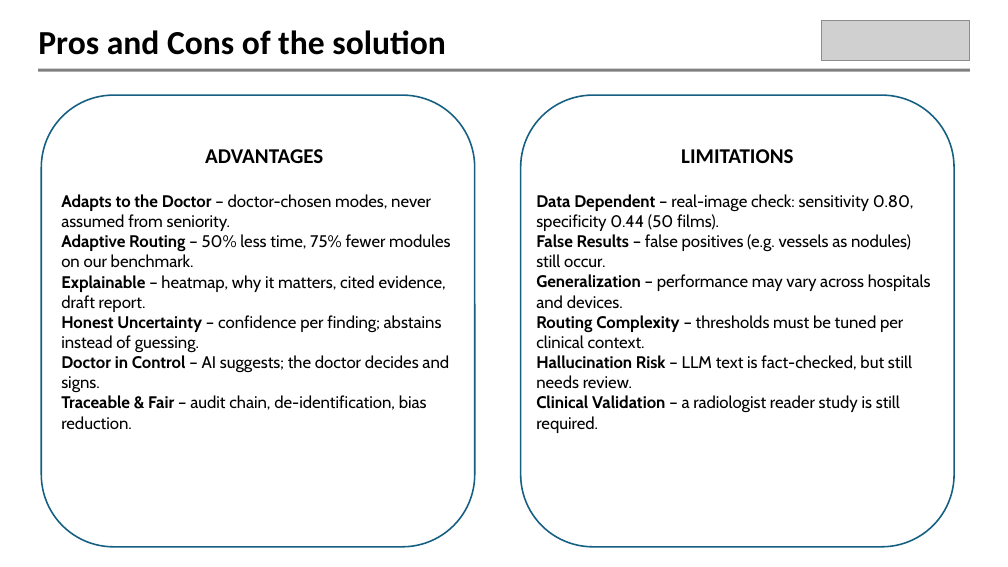
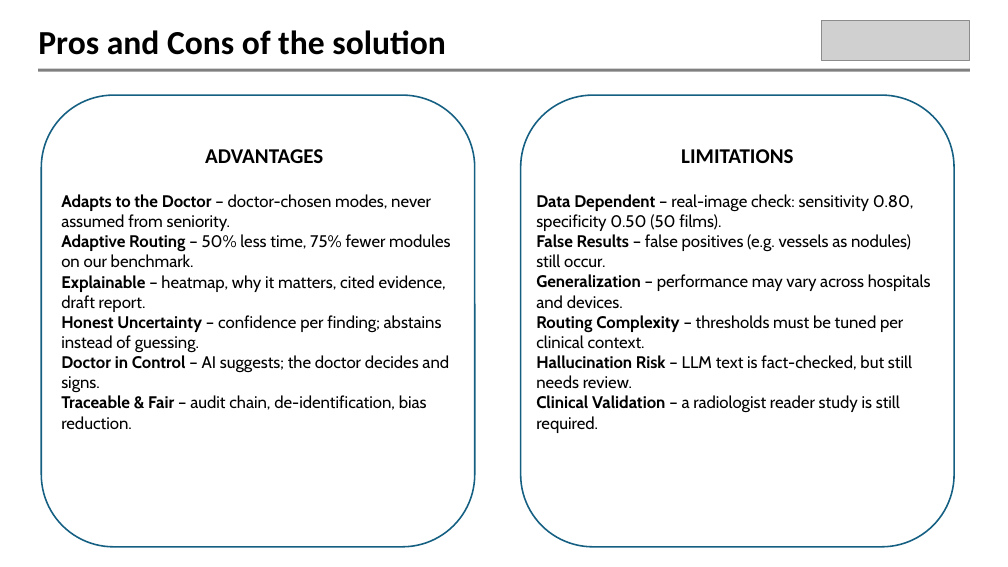
Before and after one commit to tedo001/med-scan, a slide deck: slide 4 of presentation/MEDSCAN_TECHgium_MedTech.pptx. Drawn at 1008x567 pixels with LibreOffice and Linux fonts; fonts in the diff are those of the drawing; grey boxes stand for pictures; background and template pictures are left out. Boxes give left, top, right and bottom in pixels: in the first picture for what was removed or moved away, otherwise in the second. Text is boxed around its words. In the diff, an @@ line names an element or a change of style, - is before the commit and + after.

```diff
--- a/presentation/MEDSCAN_TECHgium_MedTech.pptx
+++ b/presentation/MEDSCAN_TECHgium_MedTech.pptx
@@ text at box(536, 194, 914, 231): text changed @@
-Data Dependent – real-image check: sensitivity 0.80, specificity 0.44 (50 films).
+Data Dependent – real-image check: sensitivity 0.80, specificity 0.50 (50 films).
```
Also in this commit, not shown: 1 other slide changed, 11 other files.
